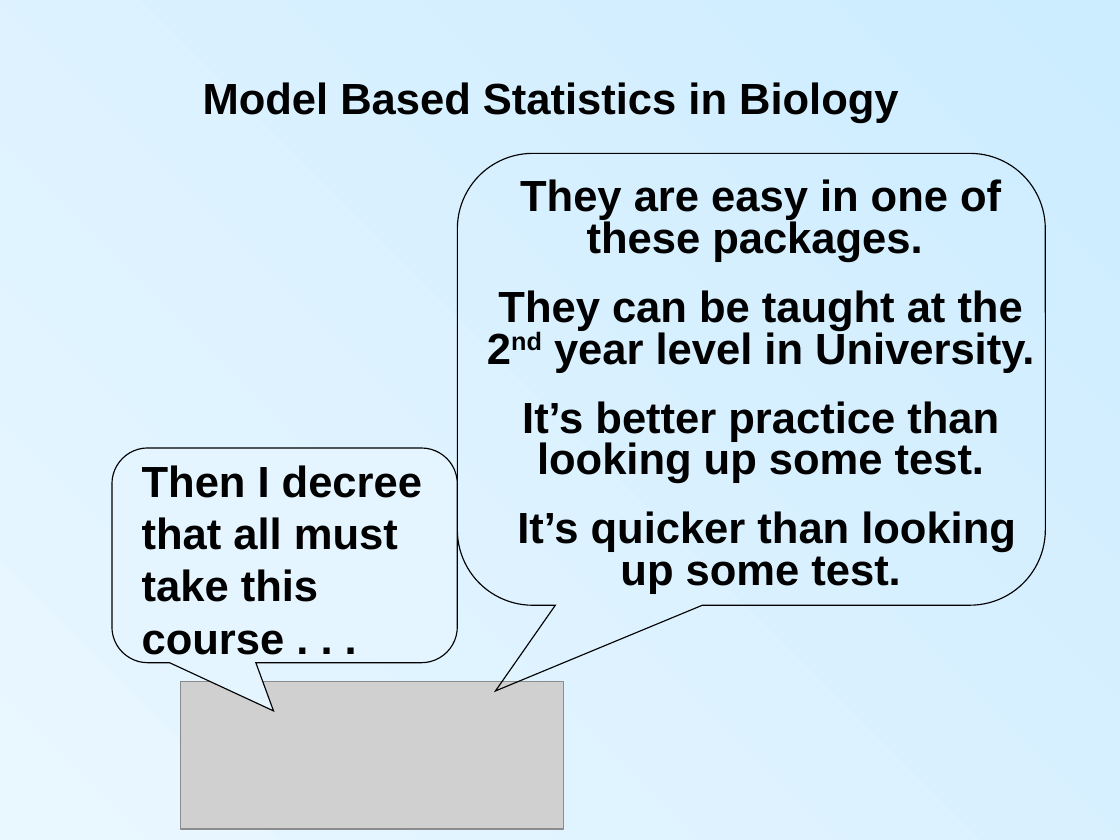
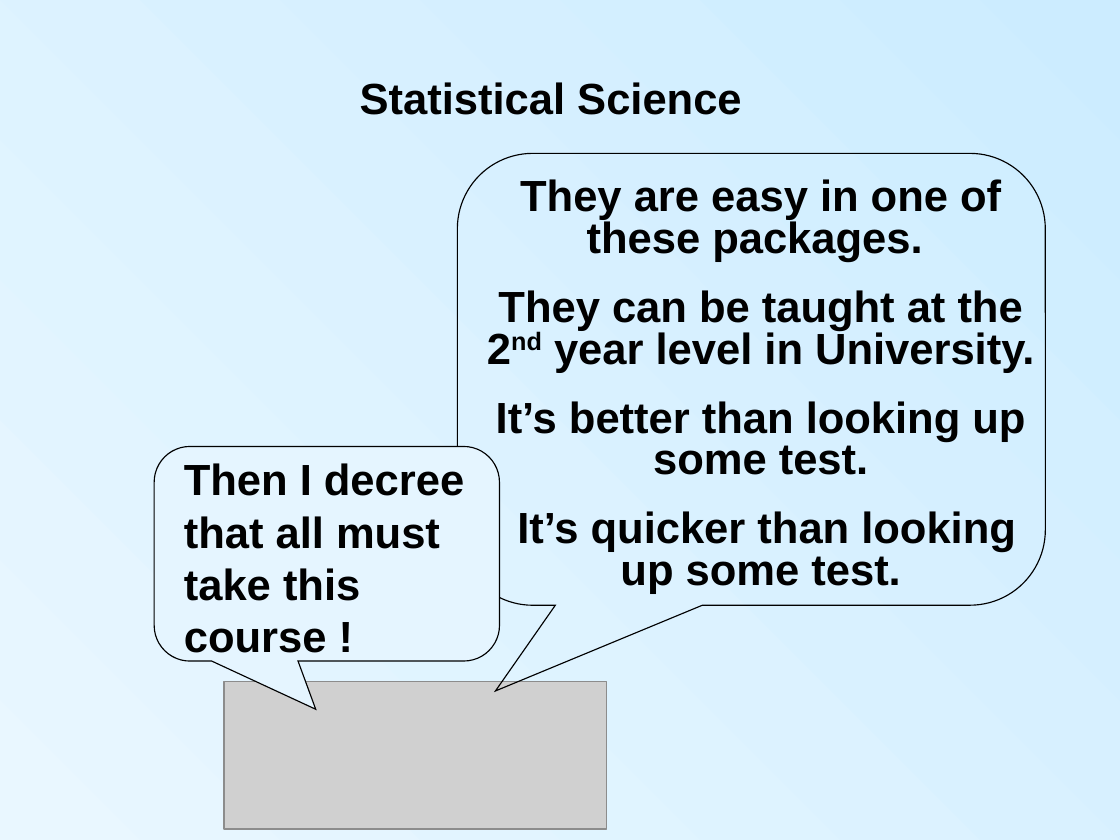
Before and after one commit to DavidCSchneider/StatisticalScience, a slide deck: slide 39 of LNotes/Pt1/Ch1_1.ppt (slide 37 before the commit). Drawn at 1120x840 pixels with LibreOffice and Linux fonts; fonts in the diff are those of the drawing; grey boxes stand for pictures. Boxes give left, top, right and bottom in pixels: in the first picture for what was removed or moved away, otherwise in the second. Text is boxed around its words. In the diff, an @@ line names an element or a change of style, - is before the commit and + after.

```diff
--- a/LNotes/Pt1/Ch1_1.ppt
+++ b/LNotes/Pt1/Ch1_1.ppt
@@ text at (360, 82, 741, 115): text changed @@
-Model Based Statistics in Biology
+Statistical Science
@@ text at (496, 401, 1025, 475): text changed @@
-It’s better practice than looking up some test.
+It’s better than looking up some test.
@@ rounded speech box: place and size @@
-rounded speech box at (112, 448, 457, 663)
+rounded speech box at (155, 447, 500, 662)
@@ text at (184, 463, 464, 661): text changed @@
-Then I decree that all must take this course . . .
+Then I decree that all must take this course !
@@ picture: place and size @@
-picture at (180, 681, 563, 829)
+picture at (224, 681, 607, 829)
```
Also in this commit, not shown: 28 other slides changed, 6 slides added, 4 slides removed, 3 other files.
